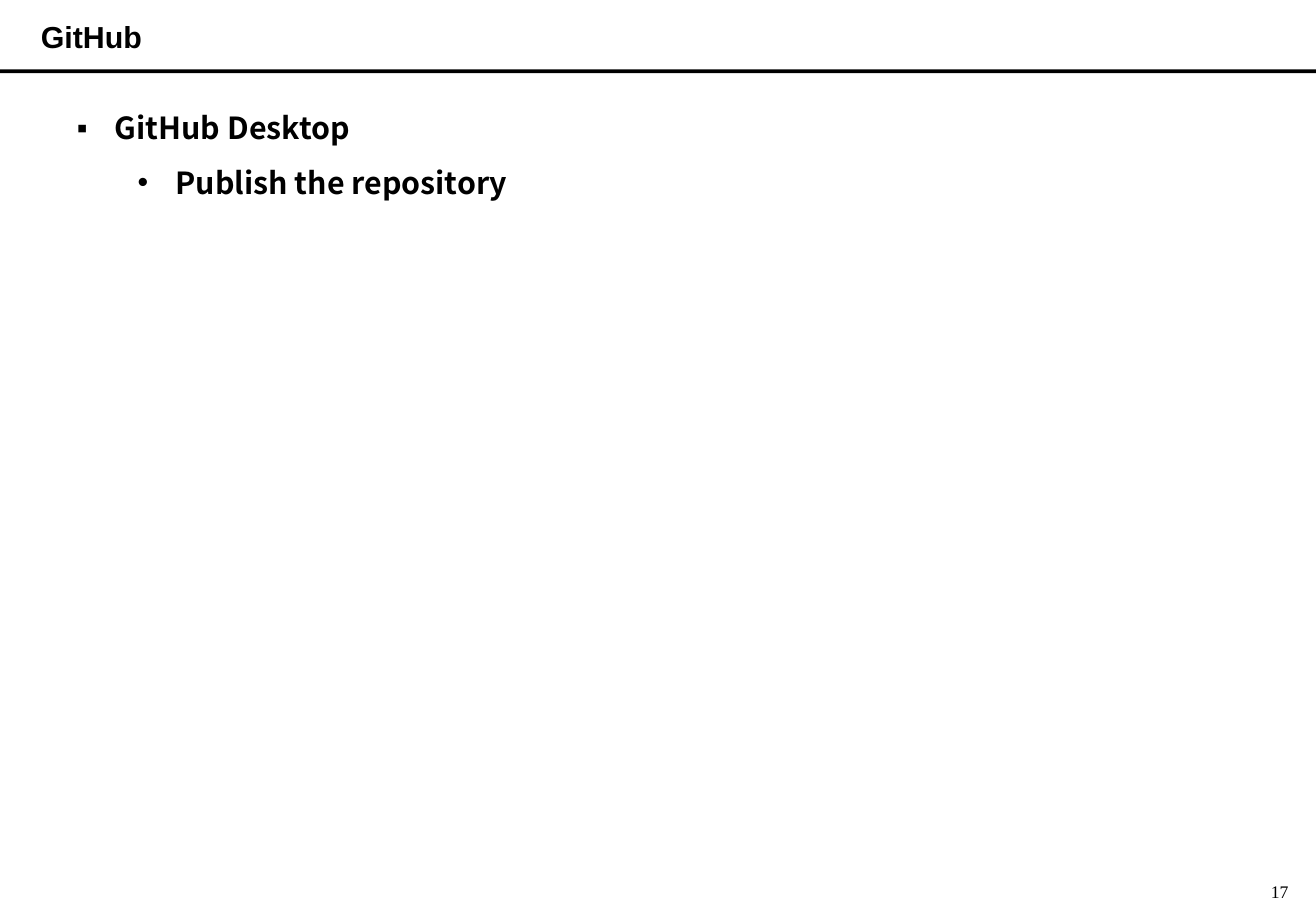
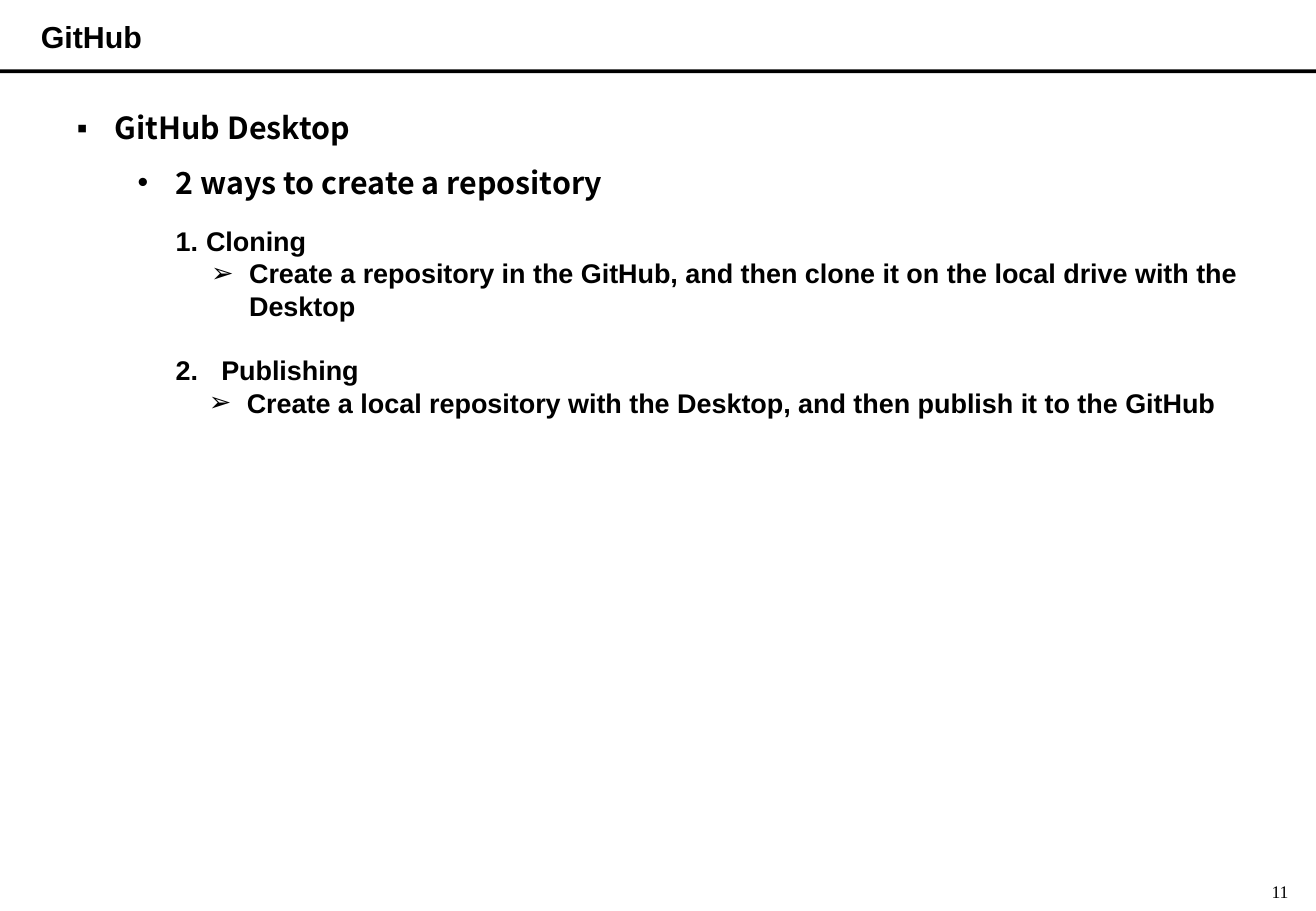
Before and after one commit to YoungJuRho/subject_SAD22, a slide deck: slide 11 of (02-2) GitHub.pptx (slide 17 before the commit). Drawn at 1316x911 pixels with LibreOffice and Linux fonts; fonts in the diff are those of the drawing. Boxes give left, top, right and bottom in pixels: in the first picture for what was removed or moved away, otherwise in the second. Text is boxed around its words. In the diff, an @@ line names an element or a change of style, - is before the commit and + after.

```diff
--- a/(02-2) GitHub.pptx
+++ b/(02-2) GitHub.pptx
@@ text at (176, 169, 602, 201): text changed @@
-  • Publish the repository
+  • 2 ways to create a repository
@@ text added at (206, 231, 1236, 418), 16 pt, text #000000, bold @@
+1. Cloning
+➢ Create a repository in the GitHub, and then clone it on the local drive with the Desktop
+2. Publishing
+  ➢ Create a local repository with the Desktop, and then publish it to the GitHub
@@ page number at (1272, 886, 1289, 898): text changed @@
-17
+11
```
Also in this commit, not shown: 4 other slides changed, 1 slide added, 14 slides removed.
